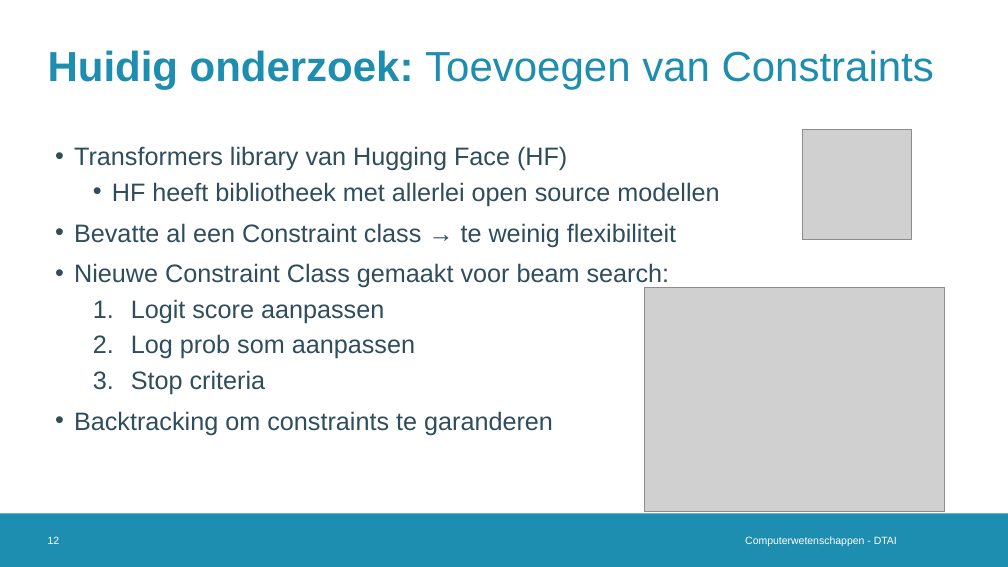
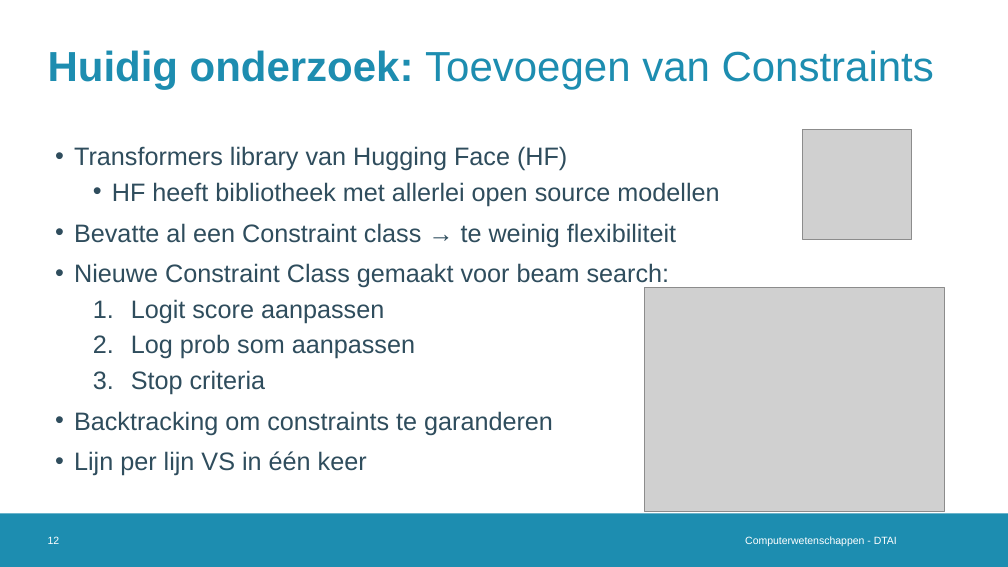
Before and after one commit to Alintermans/Thesis, a slide deck: slide 12 of Presentations/Third Intermediate Presentation/Presentation.pptx. Drawn at 1008x567 pixels with LibreOffice and Linux fonts; fonts in the diff are those of the drawing; grey boxes stand for pictures; background and template pictures are left out. Boxes give left, top, right and bottom in pixels: in the first picture for what was removed or moved away, otherwise in the second. Text is boxed around its words. In the diff, an @@ line names an element or a change of style, - is before the commit and + after.

```diff
--- a/Presentations/Third Intermediate Presentation/Presentation.pptx
+++ b/Presentations/Third Intermediate Presentation/Presentation.pptx
@@ text at (x1=74, y1=451, x2=367, y2=476): paragraph added @@
+• Lijn per lijn VS in één keer
```
Also in this commit, not shown: 2 other slides changed, 1 slide added, 2 other files.
